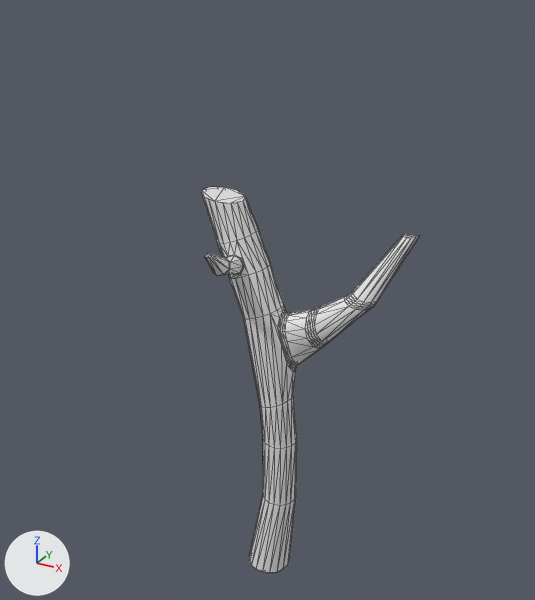
The FBX model Assets/_Art/3D Assets/usable_assets/exterior_assets/tree2.fbx as it was, and as the next commit left it.
Both versions are drawn from a 50 mm camera at (8.53, -2.91, 5.8) aimed at (5.47, 2.66, 3.02). The lights are fixed; the arrows at lower left show +X, +Y and +Z. The picture after the commit comes second. Mesh edges are drawn as thin lines. Where no turn or scale is listed for an object, it has been applied to the vertices.

Before the edit, the objects in view are built like this:
```python
me_mesh = bpy.data.meshes.new('Mesh')
me_mesh.from_pydata(...)  # 392 vertices, 780 faces; spans x -0.79..1.09, y -0.65..0.52, z 0.0..4.03
ob_tree2 = bpy.data.objects.new('tree2', me_mesh)
ob_tree2.location = (5.65, 2.59, 0.0)
```
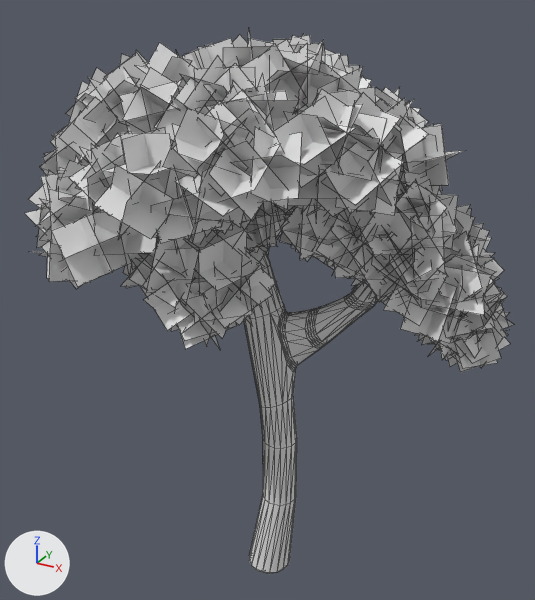
The newer file is also turned or shifted as a whole; pictures and numbers use the older file's frame.

Patch to the scene script:
```diff
--- a/Assets/_Art/3D Assets/usable_assets/exterior_assets/tree2.fbx.py
+++ b/Assets/_Art/3D Assets/usable_assets/exterior_assets/tree2.fbx.py
@@ me_plane_406 @@
+me_plane_406.from_pydata(...)  # 4800 vertices, 1200 faces; spans x -2.02..2.25, y -1.24..2.3, z -1.21..1.66
@@ ob_leaves2 @@
+ob_leaves2 = bpy.data.objects.new('leaves2', me_plane_406)
+ob_leaves2.location = (5.39, 2.0, 3.74)
```

Boxes (x1, y1, x2, y2) around the edits, measured in the pictures (535 x 600 px):
'leaves2', added
    after: (24, 31, 514, 372)
